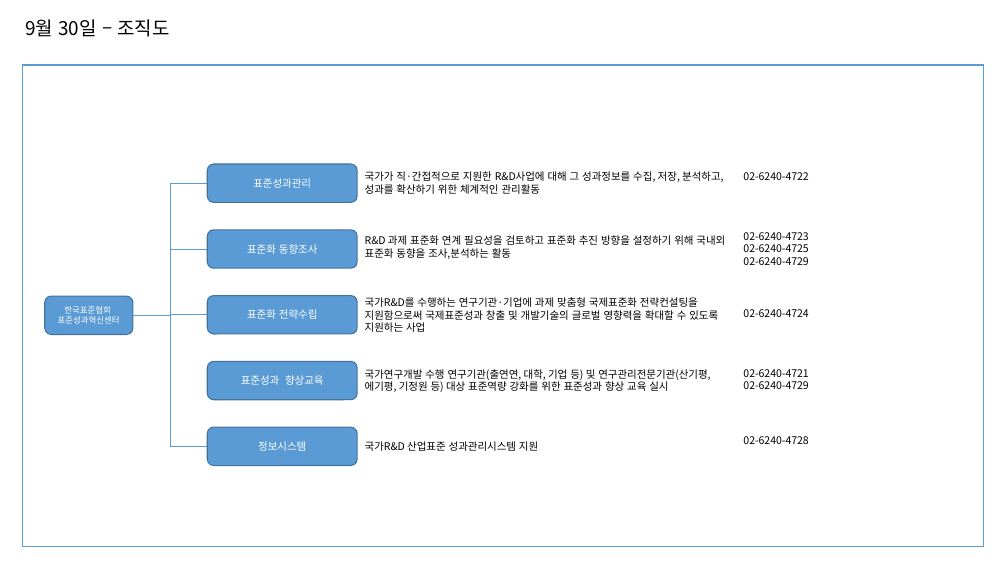
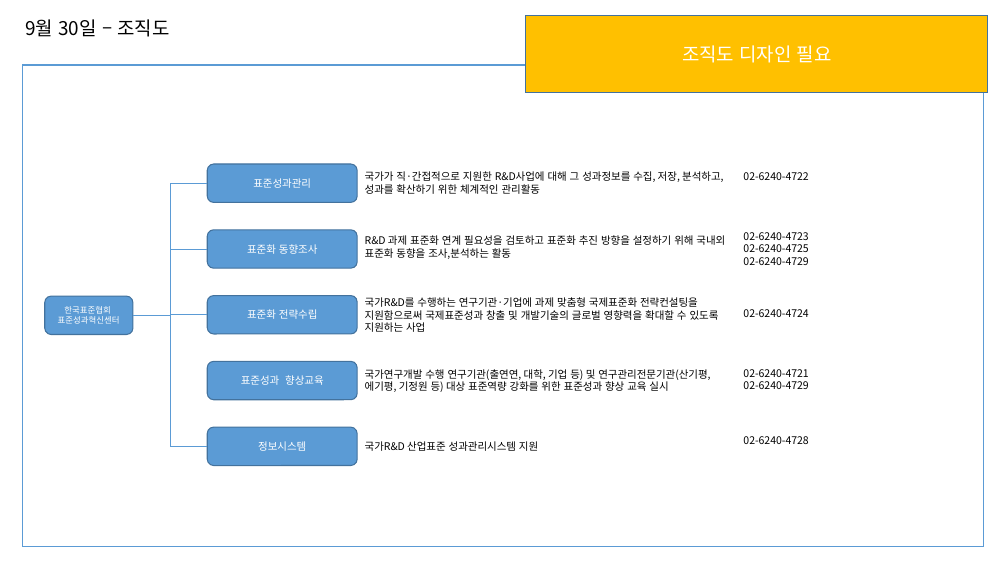
Before and after one commit to box3101/Association, a slide deck: slide 2 of 20220930_133718_임자혁_(jhim@ispark.kr)_표준협회_수정사항/20220930_사이트수정사항_v1.0.pptx (slide 8 before the commit). Drawn at 1008x567 pixels with LibreOffice and Linux fonts; fonts in the diff are those of the drawing. Boxes give left, top, right and bottom in pixels: in the first picture for what was removed or moved away, otherwise in the second. Text is boxed around its words. In the diff, an @@ line names an element or a change of style, - is before the commit and + after.

```diff
--- a/20220930_133718_임자혁_(jhim@ispark.kr)_표준협회_수정사항/20220930_사이트수정사항_v1.0.pptx
+++ b/20220930_133718_임자혁_(jhim@ispark.kr)_표준협회_수정사항/20220930_사이트수정사항_v1.0.pptx
@@ rectangle added at [526,16,988,93], fill #FFC000, outline #43739E 1 pt, 18 pt, text #FFFFFF @@
+조직도 디자인 필요
```
Also in this commit, not shown: 4 other slides changed, 1 slide added, 15 slides removed, 11 other files.
